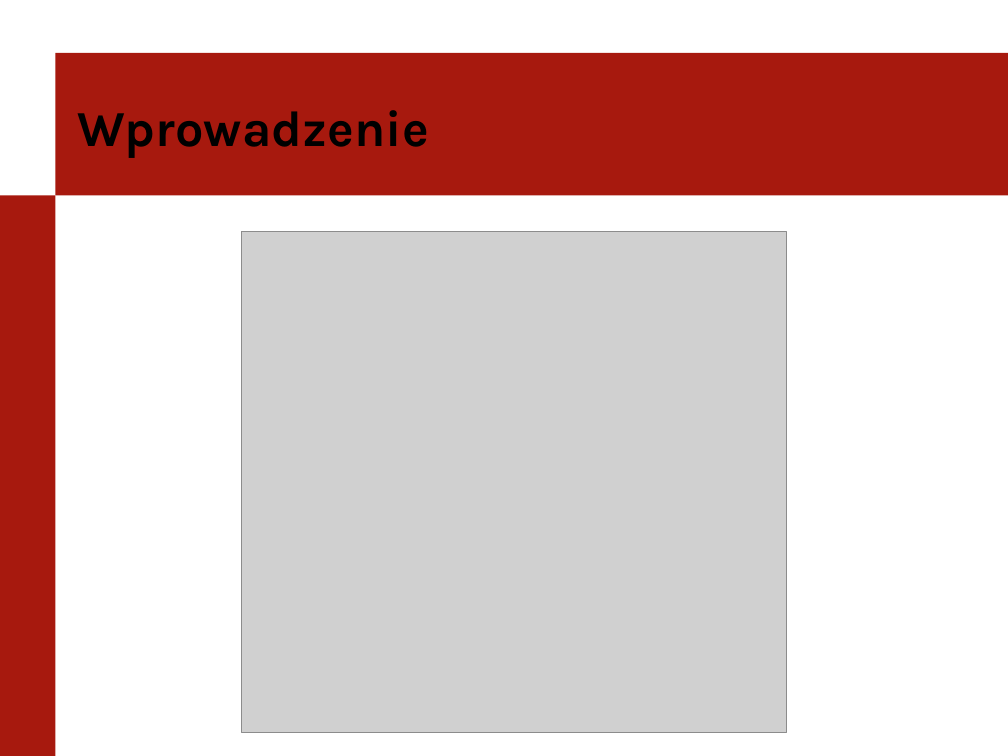
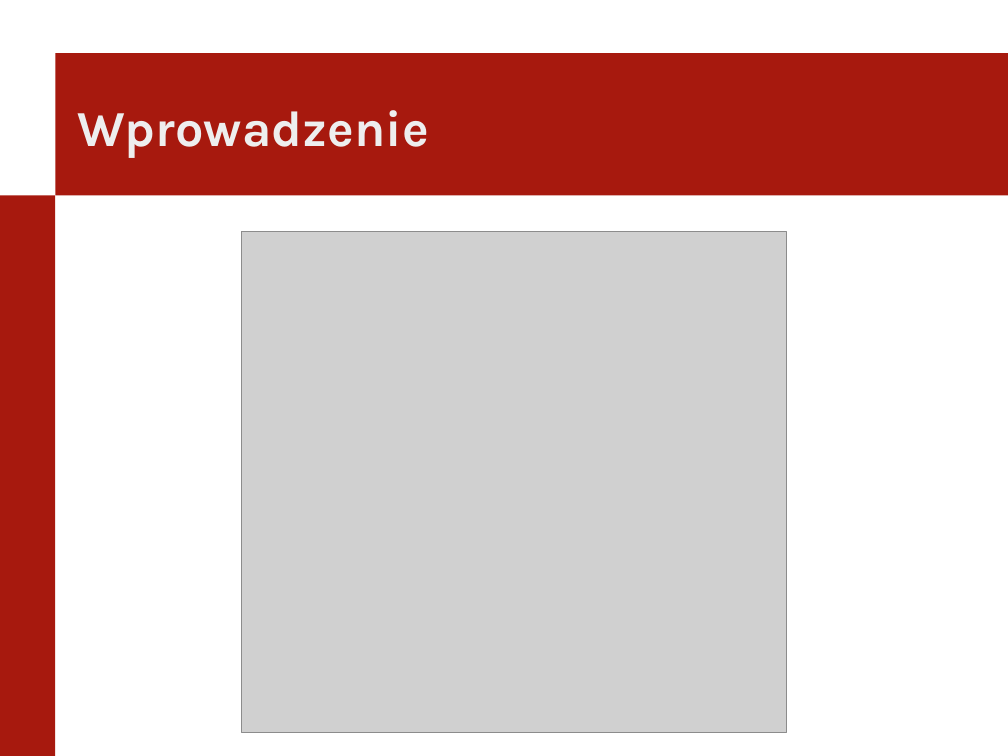
Before and after one commit to itomi/kakuro, a slide deck: slide 4 of Documentation/PierwszaPrezentacja.pptx. Drawn at 1008x756 pixels with LibreOffice and Linux fonts; fonts in the diff are those of the drawing; grey boxes stand for pictures; background and template pictures are left out. Boxes give left, top, right and bottom in pixels: in the first picture for what was removed or moved away, otherwise in the second. Text is boxed around its words. In the diff, an @@ line names an element or a change of style, - is before the commit and + after.

```diff
--- a/Documentation/PierwszaPrezentacja.pptx
+++ b/Documentation/PierwszaPrezentacja.pptx
@@ text "Wprowadzenie" at box(77, 110, 429, 158): text colour #000000 to #EEEEEE @@
```
Also in this commit, not shown: 8 other slides changed, 13 slides added, 1 other file.
